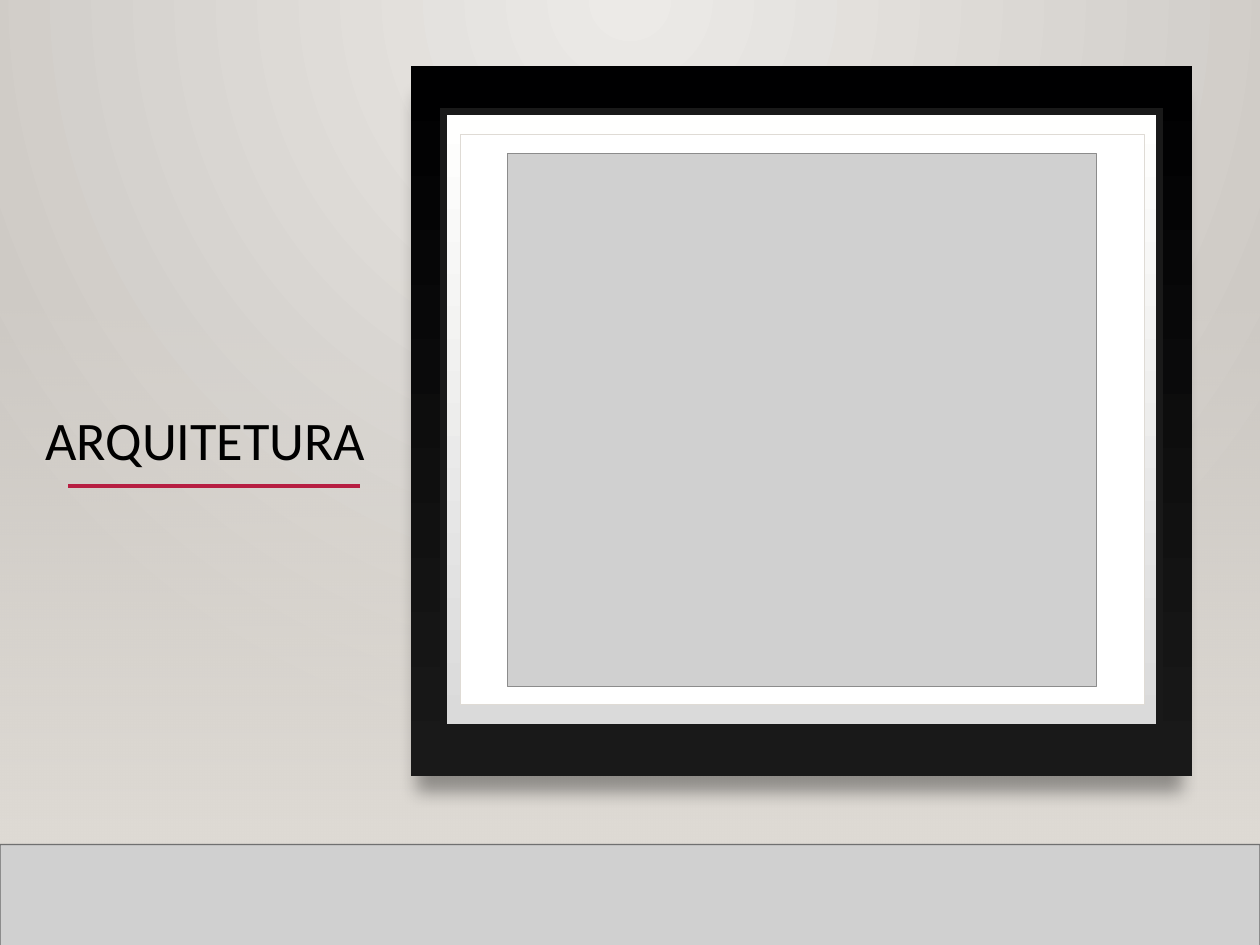
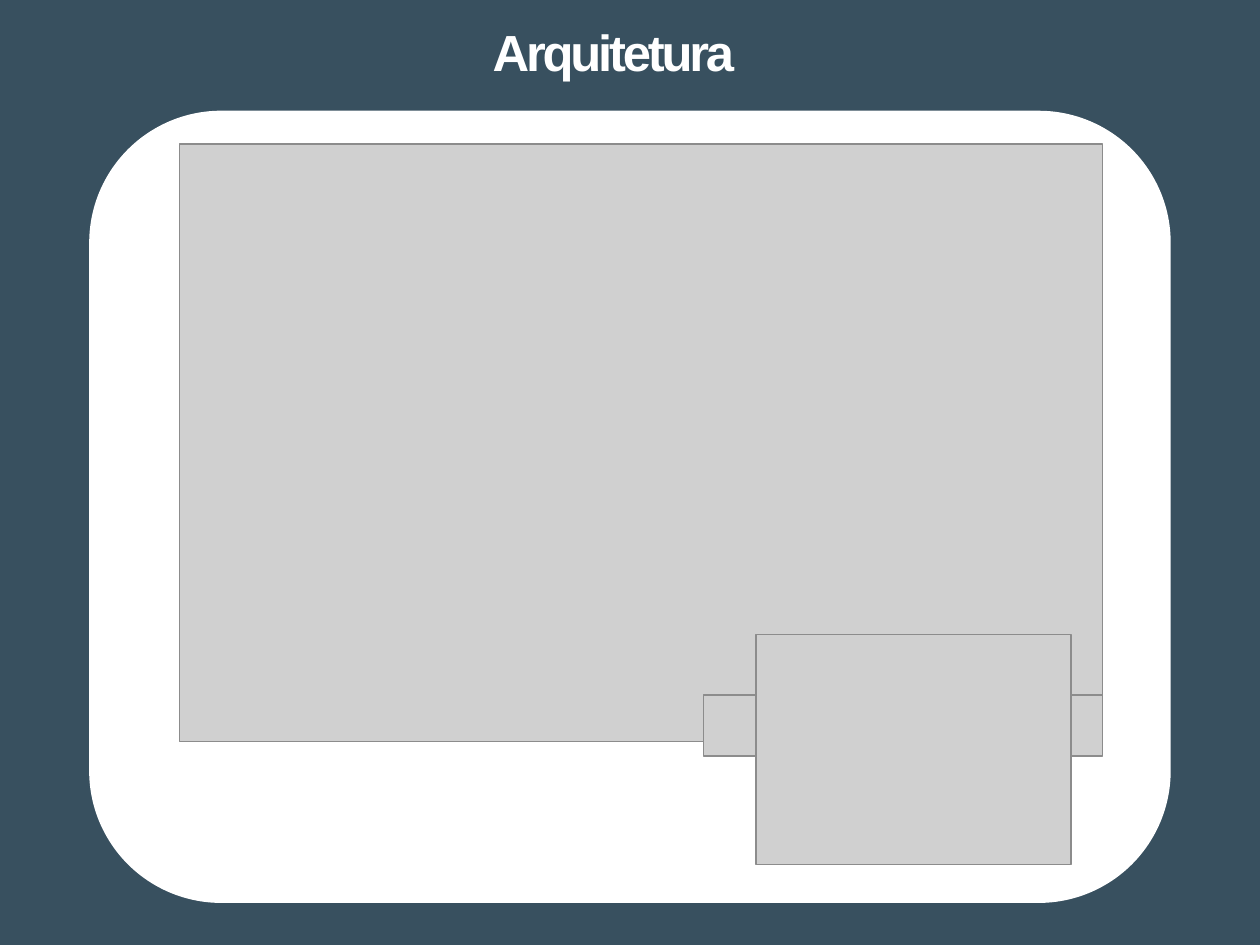
Before and after one commit to Tibblue/PLC, a slide deck: slide 5 of LEI/apresentações/apresLEI.pptx (slide 6 before the commit). Drawn at 1260x945 pixels with LibreOffice and Linux fonts; fonts in the diff are those of the drawing; grey boxes stand for pictures; background and template pictures are left out. Boxes give left, top, right and bottom in pixels: in the first picture for what was removed or moved away, otherwise in the second. Text is boxed around its words. In the diff, an @@ line names an element or a change of style, - is before the commit and + after.

```diff
--- a/LEI/apresentações/apresLEI.pptx
+++ b/LEI/apresentações/apresLEI.pptx
@@ background gradient #ECEAE7 to #CAC7C1 to #FFFFFF @@
@@ rectangle removed at (x1=0, y1=0, x2=1260, y2=945) @@
@@ freeform shape added at (x1=0, y1=0, x2=1260, y2=945), fill #38505F @@
@@ title "Arquitetura" at (x1=493, y1=34, x2=735, y2=81): vertical alignment bottom to top @@
@@ title at (x1=493, y1=34, x2=735, y2=81): text changed; size 31 to 29 pt; font Calibri to Arial; text colour #000000 to #FFFFFF; bold on @@
-ARQUITETURA
+Arquitetura
@@ rectangle removed at (x1=411, y1=67, x2=1192, y2=776) @@
@@ rounded rectangle added at (x1=89, y1=111, x2=1171, y2=903), fill #FFFFFF @@
@@ rectangle removed at (x1=444, y1=112, x2=1159, y2=727) @@
@@ picture resized from (x1=508, y1=154, x2=1096, y2=687) to (x1=180, y1=144, x2=1102, y2=741) @@
@@ rectangle removed at (x1=460, y1=135, x2=1144, y2=704) @@
@@ line removed from (199, 255) to (1105, 255) @@
@@ rectangle removed at (x1=0, y1=277, x2=1260, y2=839) @@
@@ rectangle removed at (x1=0, y1=278, x2=1260, y2=844) @@
@@ rectangle removed at (x1=0, y1=278, x2=1260, y2=844) @@
@@ line removed from (68, 486) to (360, 486) @@
@@ line removed from (249, 486) to (1143, 486) @@
@@ picture added at (x1=756, y1=634, x2=1071, y2=864) @@
@@ picture added at (x1=703, y1=696, x2=1102, y2=756) @@
@@ line removed from (0, 840) to (1260, 840) @@
@@ line removed from (0, 844) to (1260, 844) @@
@@ picture removed at (x1=0, y1=844, x2=1260, y2=945) @@
@@ line removed from (0, 844) to (1260, 844) @@
```
Also in this commit, not shown: 5 other slides changed, 4 slides added, 2 slides removed, 1 other file.
